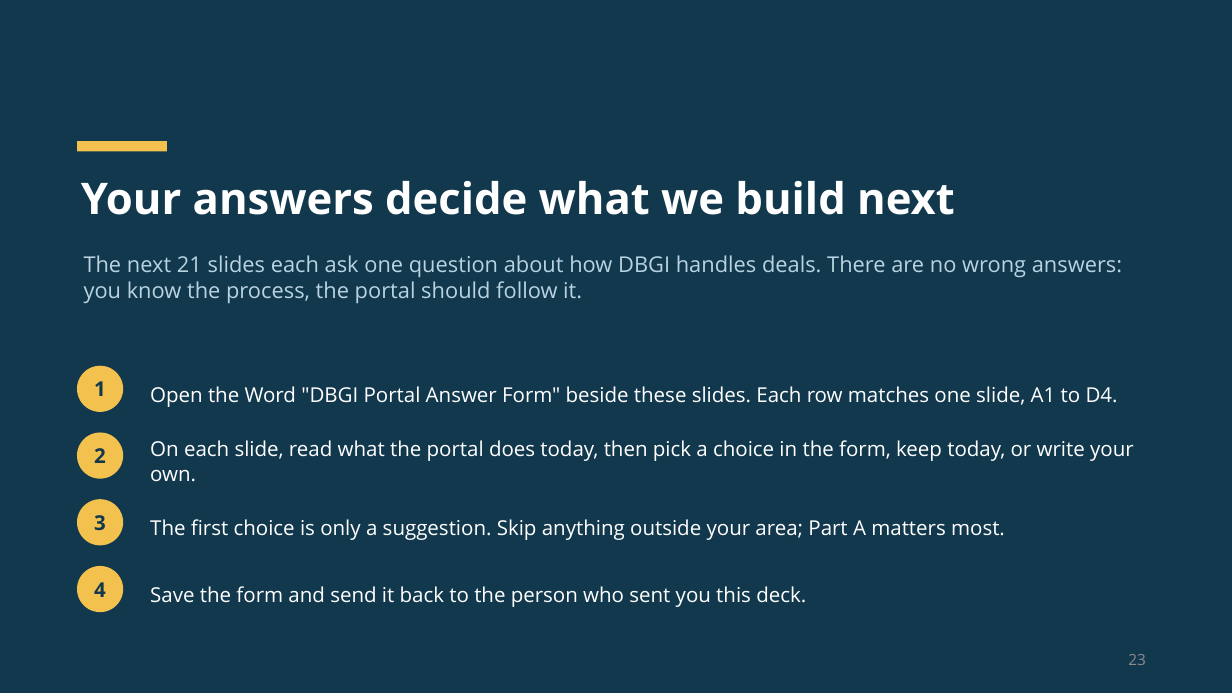
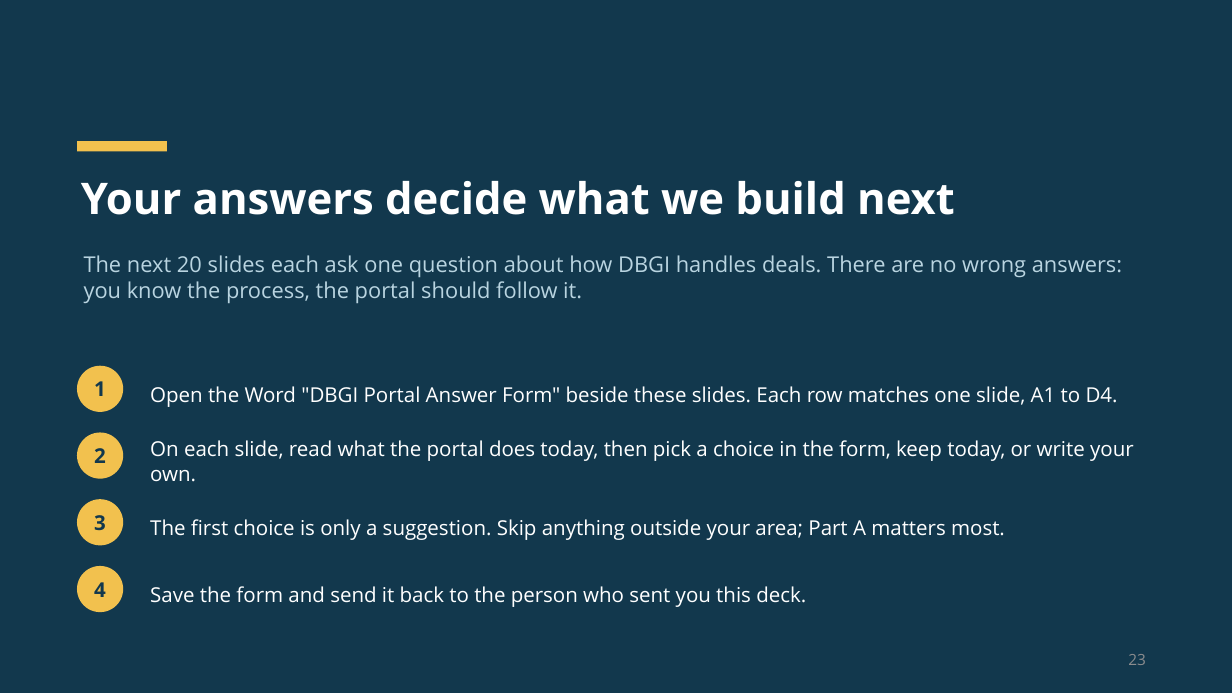
Before and after one commit to dbsuarez/dbgi-deal-registration-portal, a slide deck: slide 23 of docs/guides/Portal User Guide/Using the DBGI Portal.pptx. Drawn at 1232x693 pixels with LibreOffice and Linux fonts; fonts in the diff are those of the drawing. Boxes give left, top, right and bottom in pixels: in the first picture for what was removed or moved away, otherwise in the second. Text is boxed around its words. In the diff, an @@ line names an element or a change of style, - is before the commit and + after.

```diff
--- a/docs/guides/Portal User Guide/Using the DBGI Portal.pptx
+++ b/docs/guides/Portal User Guide/Using the DBGI Portal.pptx
@@ text at bbox=[84, 255, 1122, 303]: text changed @@
-The next 21 slides each ask one question about how DBGI handles deals. There are no wrong answers: you know the process, the portal should follow it.
+The next 20 slides each ask one question about how DBGI handles deals. There are no wrong answers: you know the process, the portal should follow it.
```
Also in this commit, not shown: 21 other slides changed, 1 slide removed, 7 other files.
